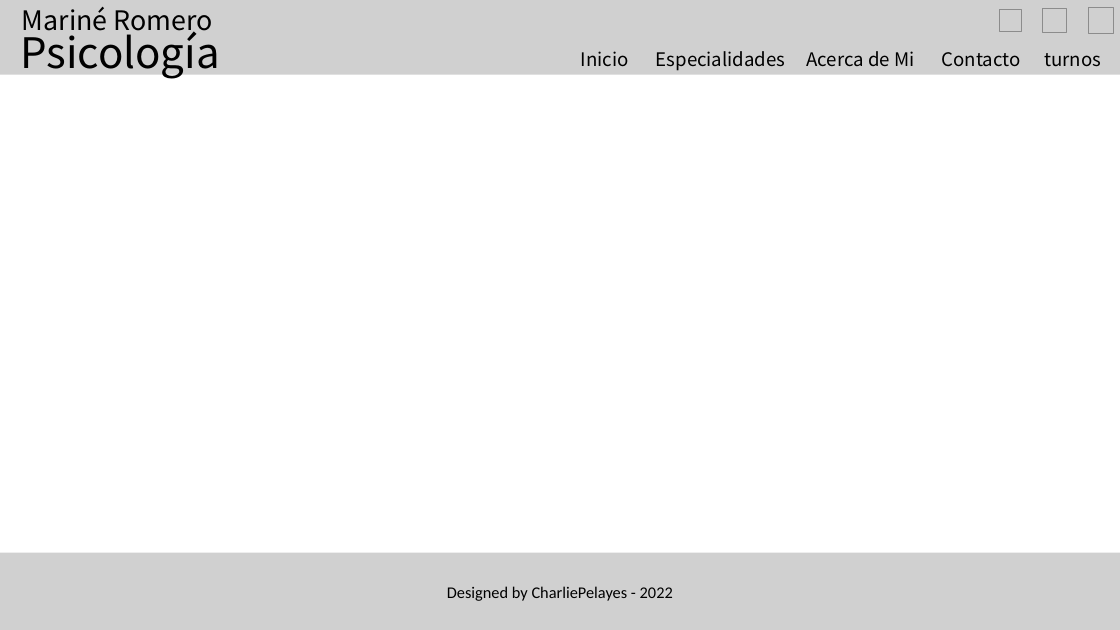
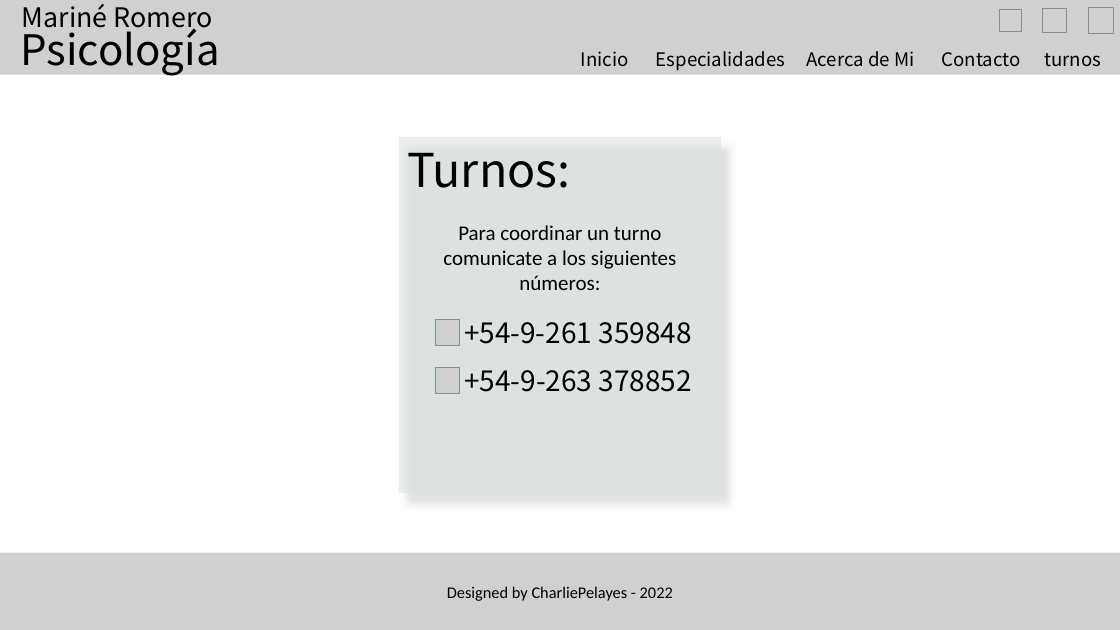
Before and after one commit to etcsa044/proyectoCoder, a slide deck: slide 5 of wireframe/Presentación1.pptx. Drawn at 1120x630 pixels with LibreOffice and Linux fonts; fonts in the diff are those of the drawing; grey boxes stand for pictures; background and template pictures are left out. Boxes give left, top, right and bottom in pixels: in the first picture for what was removed or moved away, otherwise in the second. Text is boxed around its words. In the diff, an @@ line names an element or a change of style, - is before the commit and + after.

```diff
--- a/wireframe/Presentación1.pptx
+++ b/wireframe/Presentación1.pptx
@@ rectangle added at bbox=[399, 137, 722, 493], fill #D9E3DE at 58% opacity @@
@@ text added at bbox=[407, 152, 570, 188], 40 pt, text #000000 @@
+Turnos:
@@ text added at bbox=[443, 225, 676, 290], 18 pt, text #000000 @@
+Para coordinar un turno comunicate a los siguientes números:
@@ picture added at bbox=[435, 319, 460, 345] @@
@@ text added at bbox=[464, 322, 692, 344], 24 pt, text #000000 @@
++54-9-261 359848
@@ picture added at bbox=[435, 368, 460, 394] @@
@@ text added at bbox=[464, 370, 692, 392], 24 pt, text #000000 @@
++54-9-263 378852
```
Also in this commit, not shown: 4 other slides changed, 1 slide removed, 17 other files.
